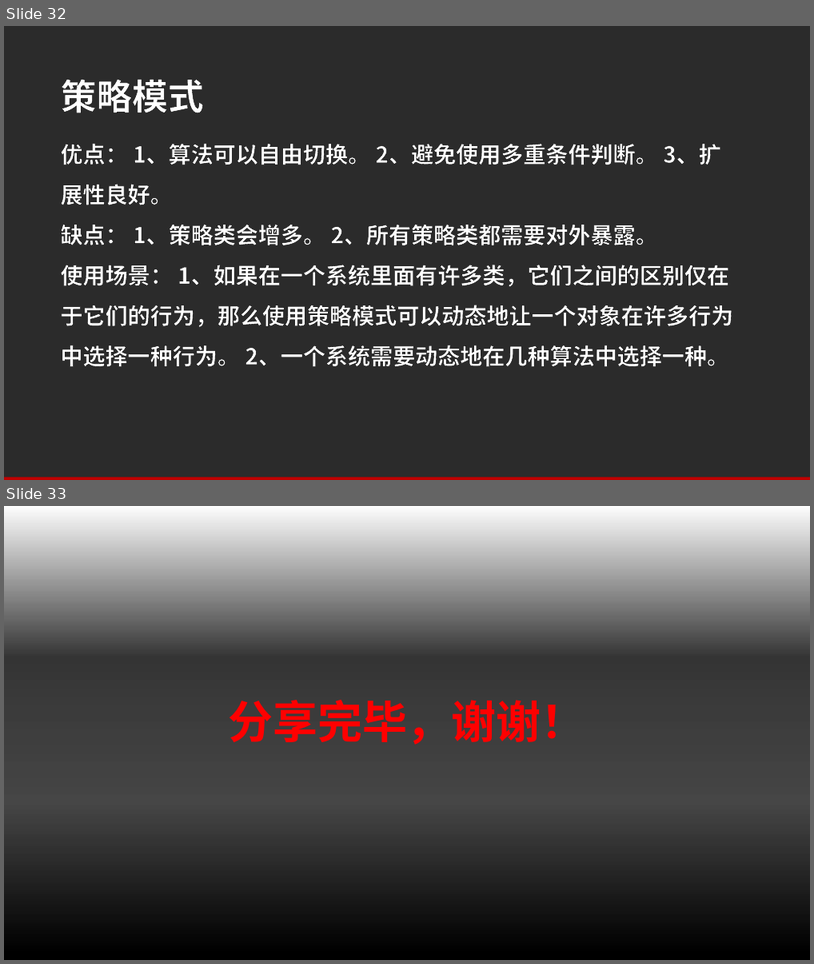
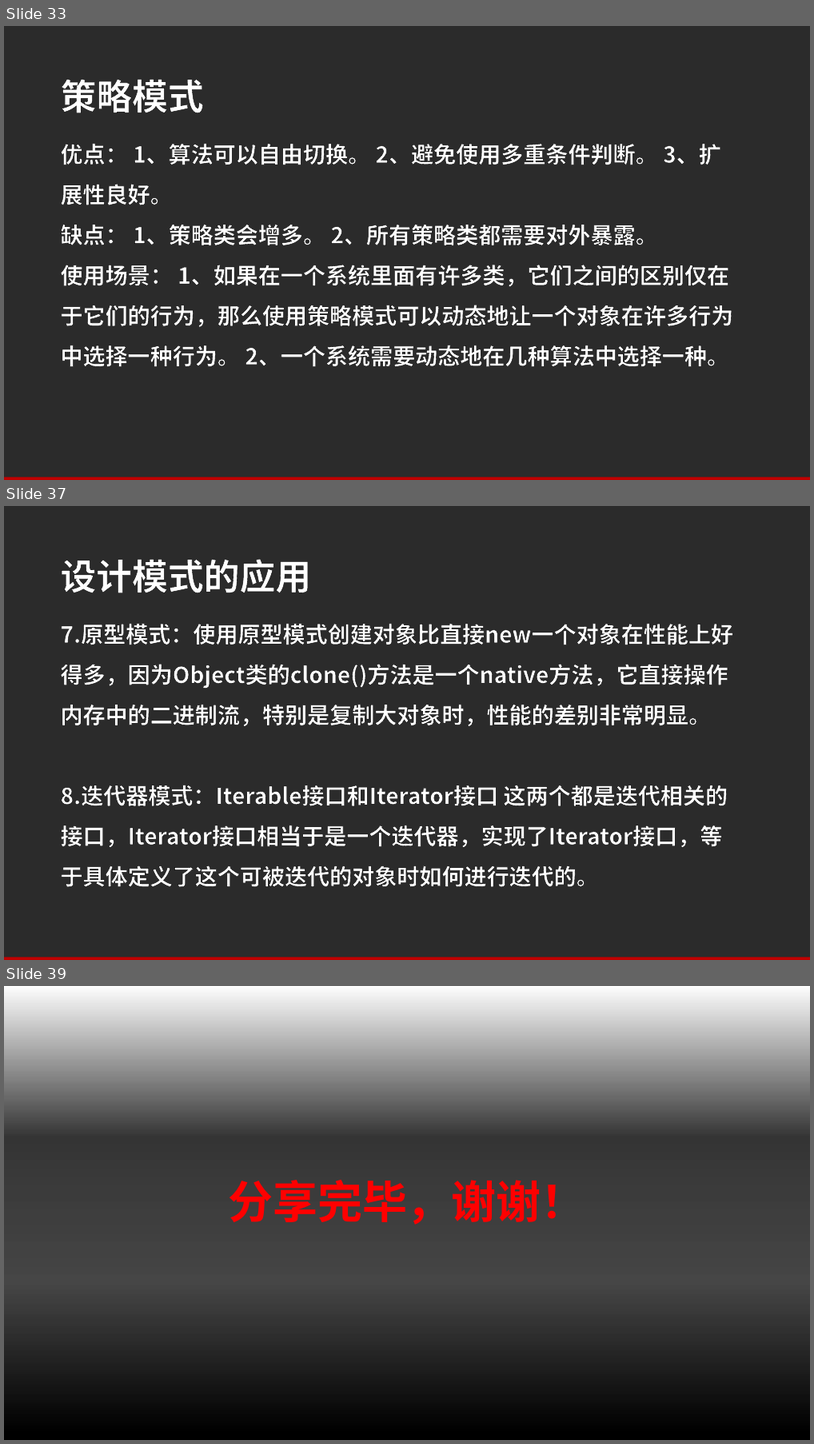
Before and after one commit to angellee1988/design-pattern, a slide deck: 常用设计模式.pptx. Shown one above the other, each under a label of ours: slides 32 and 33 before the commit, slides 33, 37 and 39 after it; the slides between them are not shown. The pictures are 814x964 and 814x1444 pixels, drawn with LibreOffice and Linux fonts; fonts in the diff are those of the drawing; background and template pictures are left out; a plain dark background stands for a picture behind light text. Boxes give left, top, right and bottom in pixels: in the first picture for what was removed or moved away, otherwise in the second. Text is boxed around its words. In the diff, an @@ line names an element or a change of style, - is before the commit and + after.

```diff
--- a/常用设计模式.pptx
+++ b/常用设计模式.pptx
@@ slide 37 added at [4,506,810,960], background picture (left out); not listed: 1 template element that a slide beside it also shows @@
@@ text added at [61,559,312,593], 32 pt, text #FFFFFF, bold @@
+设计模式的应用
@@ text added at [61,624,734,887], 20 pt, text #FFFFFF, bold @@
+7.原型模式：使用原型模式创建对象比直接new一个对象在性能上好得多，因为Object类的clone()方法是一个native方法，它直接操作内存中的二进制流，特别是复制大对象时，性能的差别非常明显。
+8.迭代器模式：Iterable接口和Iterator接口 这两个都是迭代相关的接口，Iterator接口相当于是一个迭代器，实现了Iterator接口，等于具体定义了这个可被迭代的对象时如何进行迭代的。
@@ what was slide 32 is now slide 33 @@
@@ what was slide 33 is now slide 39 @@
```
Also in this commit, not shown: 4 slides changed, 5 other slides added.
